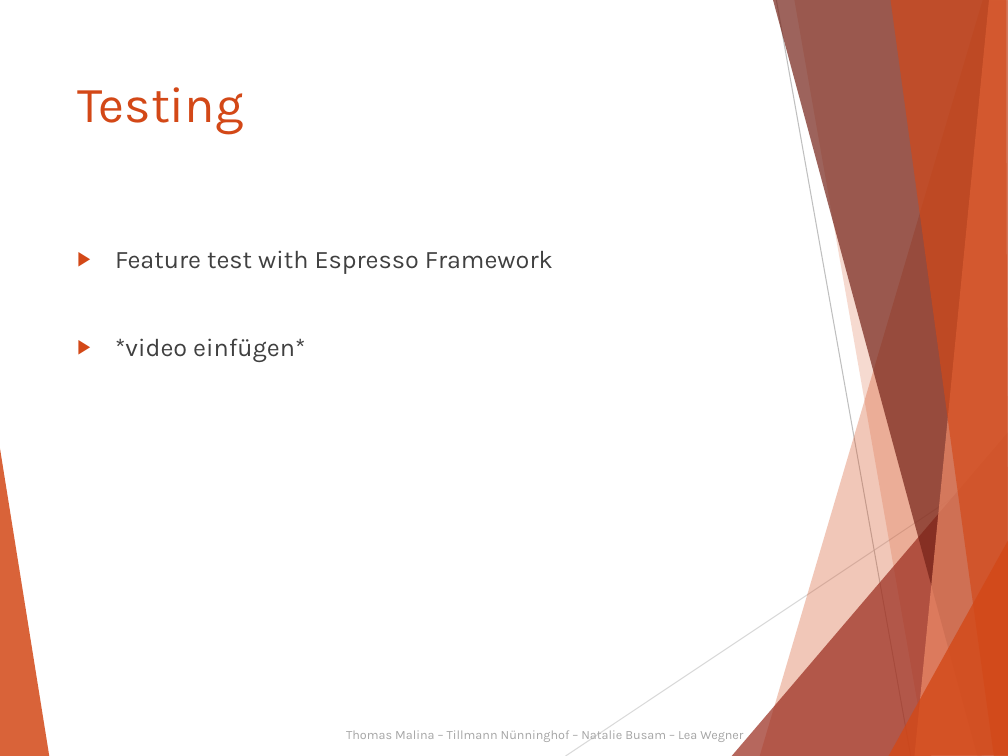
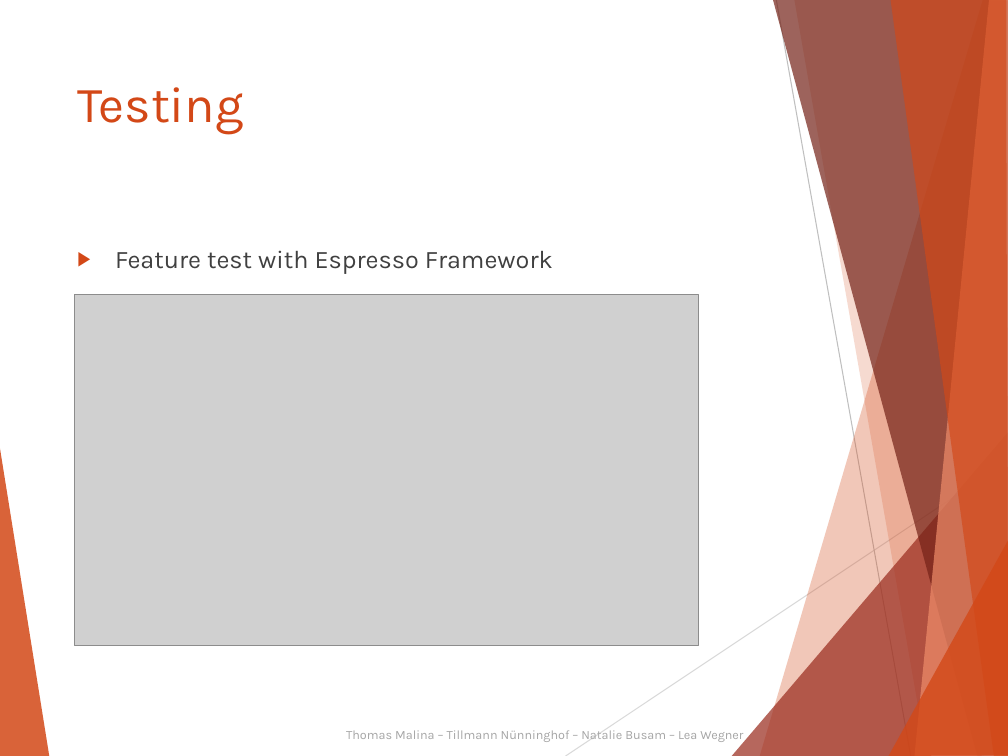
Before and after one commit to Kalkihe/Deminder, a slide deck: slide 19 of Documentation/Exam/Deminder.pptx (slide 18 before the commit). Drawn at 1008x756 pixels with LibreOffice and Linux fonts; fonts in the diff are those of the drawing; grey boxes stand for pictures. Boxes give left, top, right and bottom in pixels: in the first picture for what was removed or moved away, otherwise in the second. Text is boxed around its words. In the diff, an @@ line names an element or a change of style, - is before the commit and + after.

```diff
--- a/Documentation/Exam/Deminder.pptx
+++ b/Documentation/Exam/Deminder.pptx
@@ picture added at (x1=74, y1=294, x2=698, y2=645) @@
@@ text at (x1=115, y1=338, x2=305, y2=362): paragraph removed @@
-▶ *video einfügen*
```
Also in this commit, not shown: 1 other slide changed, 1 slide added, 2 other files.
